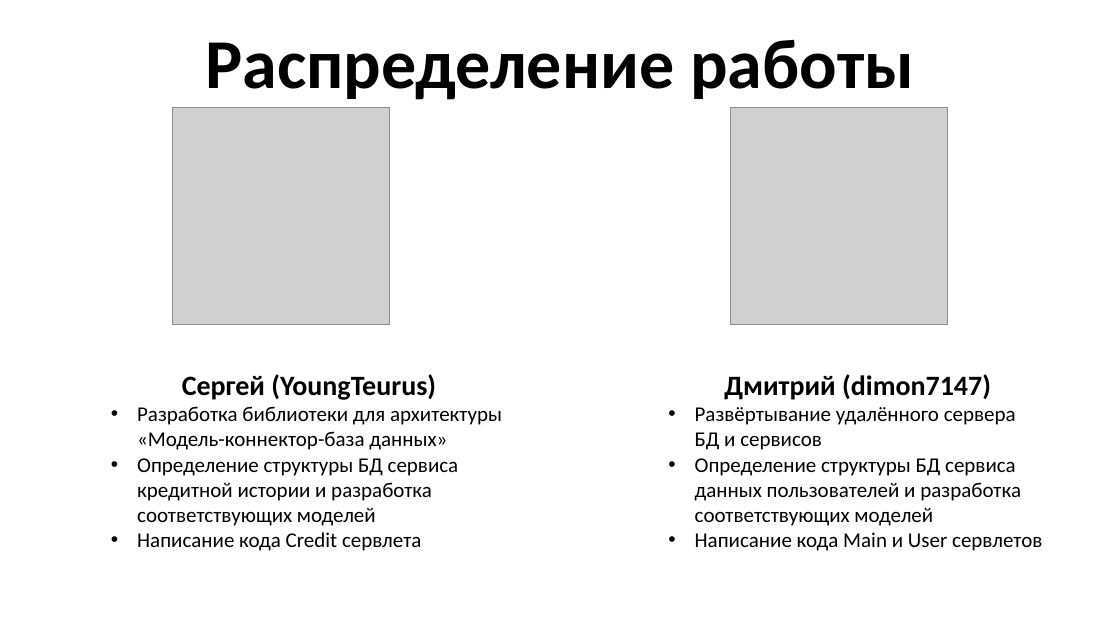
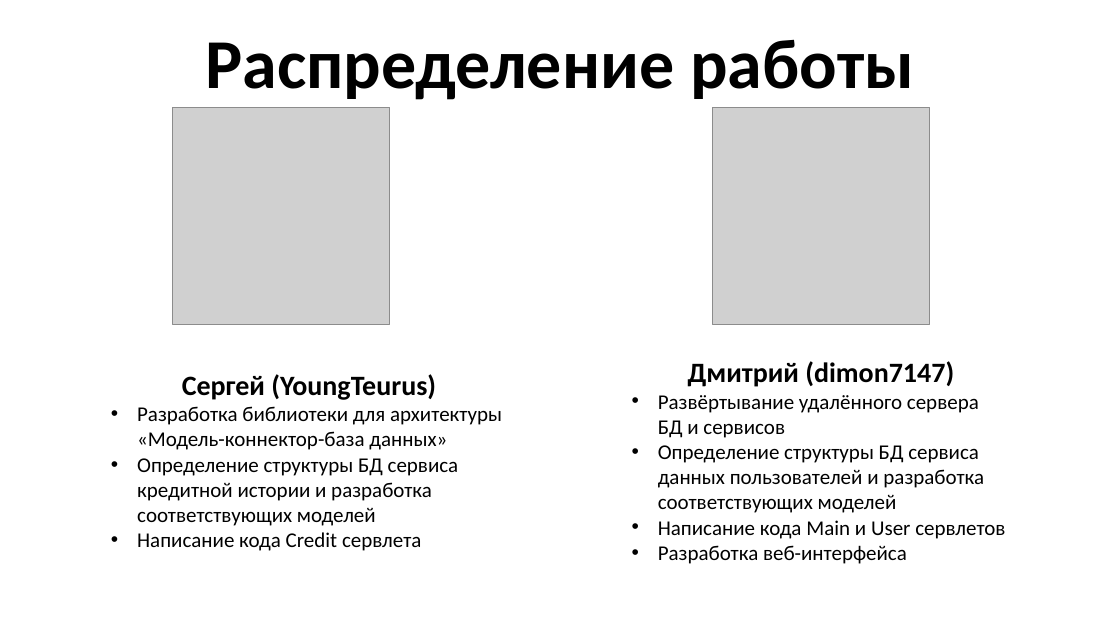
Before and after one commit to YoungTeurus/CreditAndUserServices, a slide deck: slide 18 of docs/Java 3 - presentation (without animation).pptx. Drawn at 1120x630 pixels with LibreOffice and Linux fonts; fonts in the diff are those of the drawing; grey boxes stand for pictures. Boxes give left, top, right and bottom in pixels: in the first picture for what was removed or moved away, otherwise in the second. Text is boxed around its words. In the diff, an @@ line names an element or a change of style, - is before the commit and + after.

```diff
--- a/docs/Java 3 - presentation (without animation).pptx
+++ b/docs/Java 3 - presentation (without animation).pptx
@@ picture: place and size @@
-picture at [730, 108, 948, 325]
+picture at [712, 108, 930, 325]
@@ text "Дмитрий (dimon7147)": place and size @@
-text "Дмитрий (dimon7147)" at [695, 374, 1042, 551]
+text "Дмитрий (dimon7147)" at [658, 361, 1005, 564]
@@ text at [658, 545, 907, 564]: paragraph added @@
+• Разработка веб-интерфейса
```
Also in this commit, not shown: 2 other slides changed, 3 slides added, 3 slides removed.
